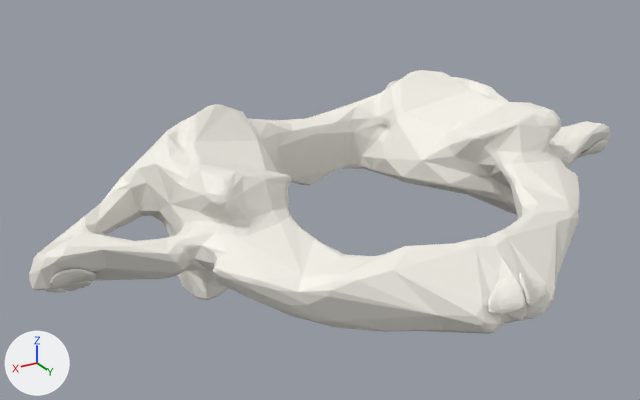
The glTF model models/v3-atlas.glb, before and after one commit.
Rendered twice from a 50 mm camera at (0.693, 0.958, 0.496) aimed at (0.089, -0.049, -0.008). Arrows for +X, +Y and +Z are at lower left; the lights stay in place. The first picture is the older version.

The older version as bpy lines, for what is in view:
```python
me_atlas__c1__0 = bpy.data.meshes.new('Atlas (C1)#0')
me_atlas__c1__0.from_pydata(...)  # 1091 vertices, 2146 faces; spans x -0.5..0.5, y -0.286..0.284, z -0.114..0.114
me_atlas__c1__0.materials.append(mat_defaultmaterial)
me_atlas__c1__1 = bpy.data.meshes.new('Atlas (C1)#1')
me_atlas__c1__1.from_pydata(...)  # 54 vertices, 48 faces; spans x -0.282..0.282, y -0.198..0.018, z -0.114..0.114
me_atlas__c1__1.materials.append(mat_defaultmaterial_001)
me_obliquus_inferior_capitis_muscle_ol_4 = bpy.data.meshes.new('Obliquus inferior capitis muscle.ol#4')
me_obliquus_inferior_capitis_muscle_ol_4.from_pydata(...)  # 114 vertices, 224 faces; spans x 0.4222..0.482, y -0.0612..-0.0259, z -0.0482..-0.0104
me_obliquus_inferior_capitis_muscle_ol_4.materials.append(mat_defaultmaterial_004)
ob_atlas__c1__0 = bpy.data.objects.new('Atlas (C1)#0', me_atlas__c1__0)
ob_atlas__c1__0.location = (0.0, 0.0, 0.0)
ob_atlas__c1__1 = bpy.data.objects.new('Atlas (C1)#1', me_atlas__c1__1)
ob_atlas__c1__1.location = (0.0, 0.0, 0.0)
ob_obliquus_inferior_capitis_muscle_ol_4 = bpy.data.objects.new('Obliquus inferior capitis muscle.ol#4', me_obliquus_inferior_capitis_muscle_ol_4)
ob_obliquus_inferior_capitis_muscle_ol_4.location = (0.0, 0.0, 0.0)
# also in view: 'Rectus posterior minor capitis muscle.er#6' at (0.024, 0.271, -0.033); 'Rectus posterior minor capitis muscle.el#11' at (-0.024, 0.271, -0.033)
```
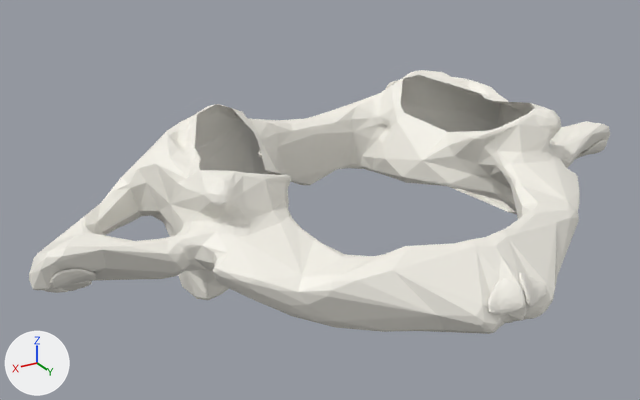
Where the change shows, as pixel boxes [x1, y1, x2, y2] in the pictures (640 x 400 px):
```json
{"object": "Atlas (C1)#1", "change": "deleted", "before": [195, 75, 534, 212]}
{"object": "Rectus anterior capitis muscle.el#10", "change": "unchanged, uncovered by the edit", "before": [386, 80, 398, 89], "after": [386, 79, 477, 110]}
```

Scene script edits in JSON lines:
```json
{"op": "remove", "block": "ob_atlas__c1__1", "code": ["ob_atlas__c1__1 = bpy.data.objects.new('Atlas (C1)#1', me_atlas__c1__1)", "ob_atlas__c1__1.location = (0.0, 0.0, 0.0)"]}
```
